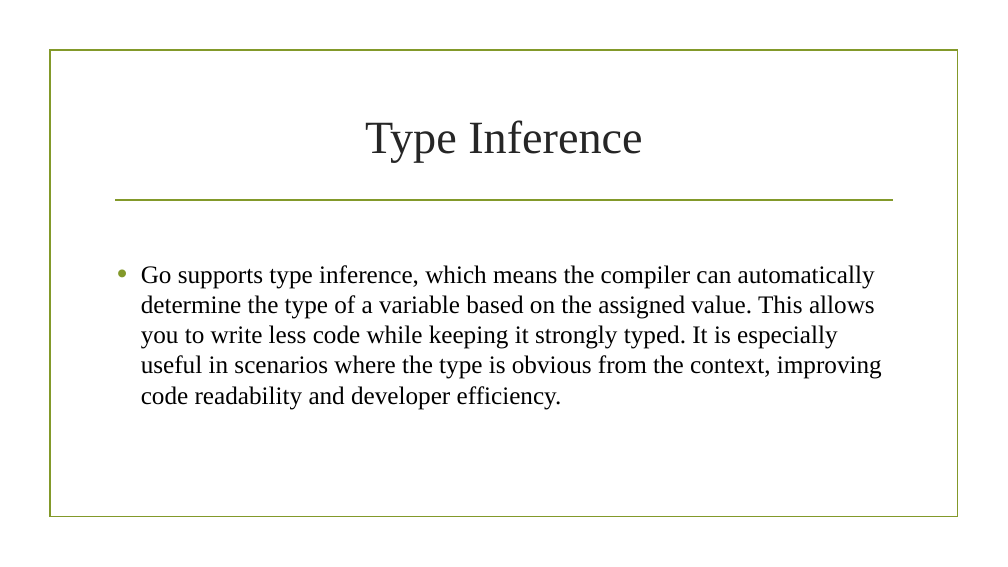
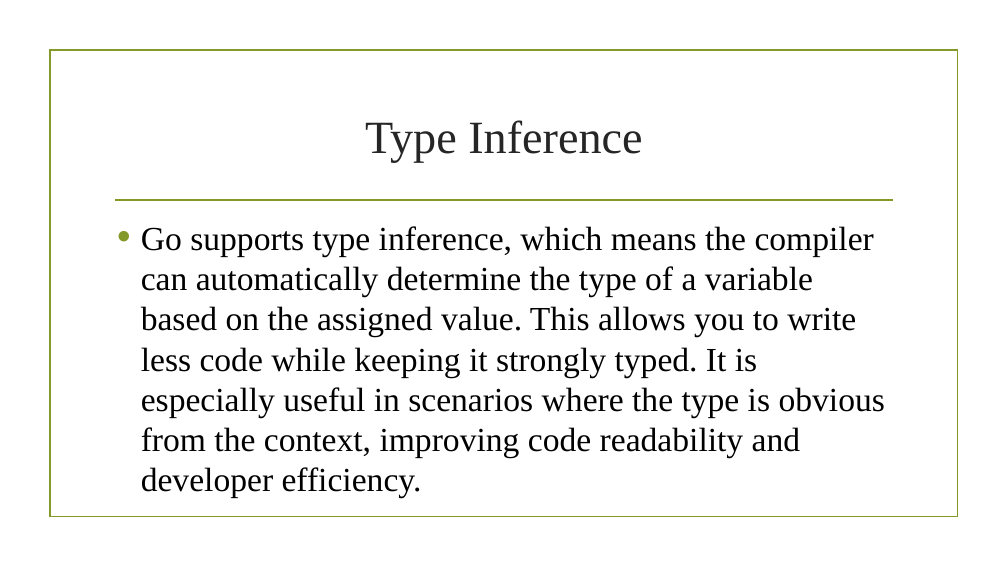
Before and after one commit to CodeWithDhruvX/coding_ppt, a slide deck: slide 7 of ppt/golang/interview_questions/3/variable_declaration.pptx. Drawn at 1008x567 pixels with LibreOffice and Linux fonts; fonts in the diff are those of the drawing; background and template pictures are left out. Boxes give left, top, right and bottom in pixels: in the first picture for what was removed or moved away, otherwise in the second. Text is boxed around its words. In the diff, an @@ line names an element or a change of style, - is before the commit and + after.

```diff
--- a/ppt/golang/interview_questions/3/variable_declaration.pptx
+++ b/ppt/golang/interview_questions/3/variable_declaration.pptx
@@ text "Go supports type inference, which ..." at [141, 226, 885, 498]: size 18 to 24 pt; more space between paragraphs @@
```
Also in this commit, not shown: 1 other slide changed, 16 other files.
